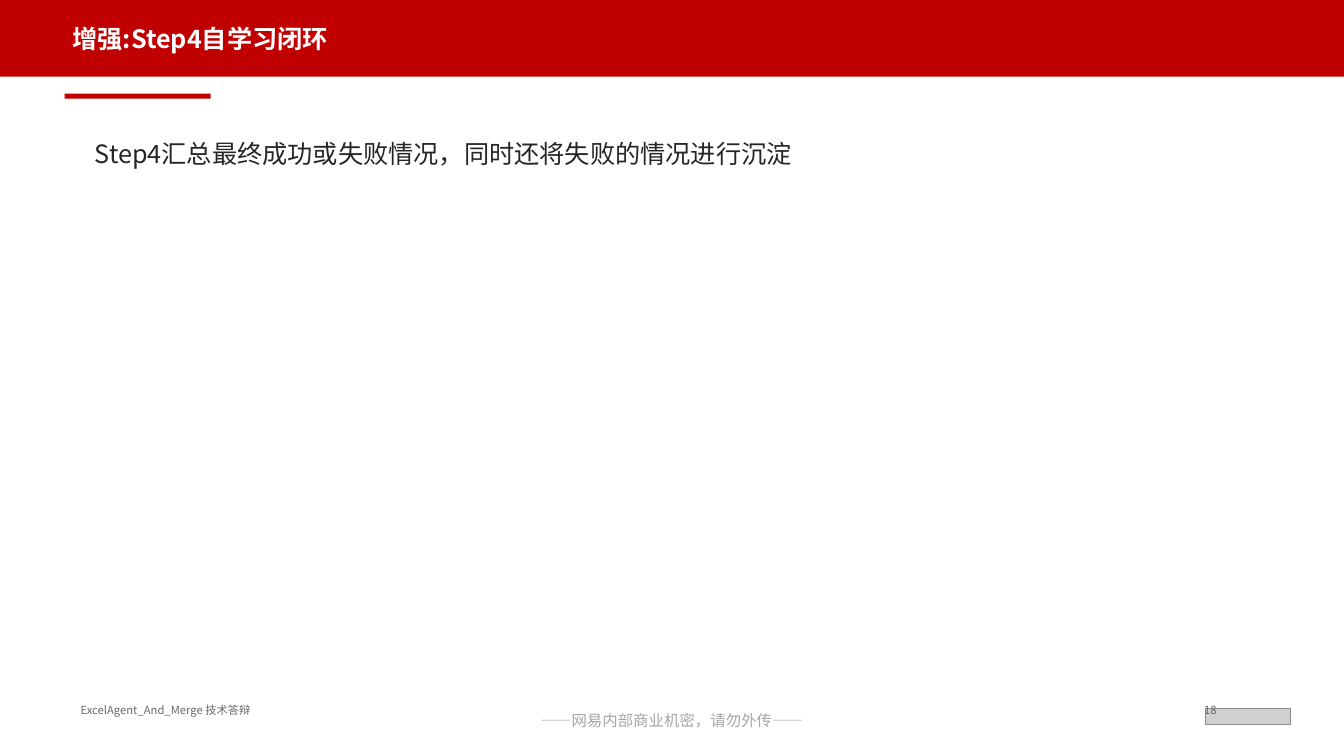
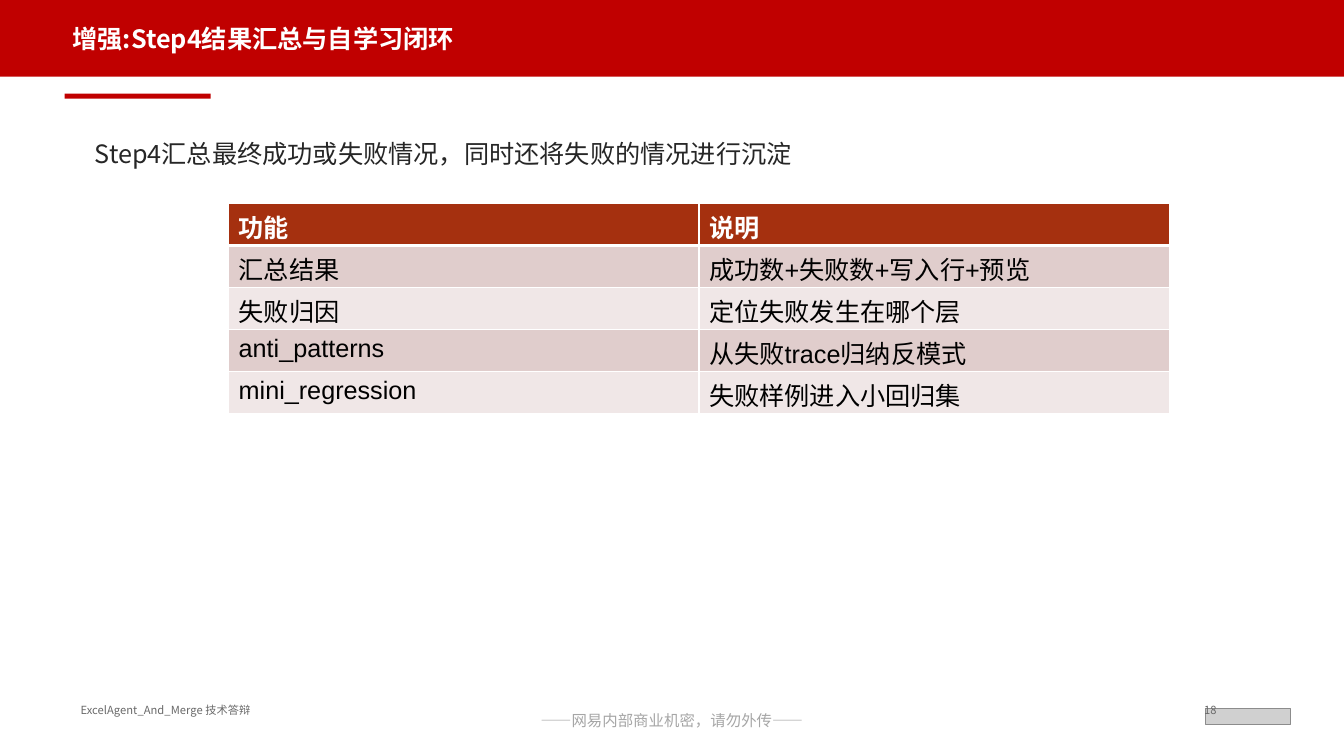
Before and after one commit to Rainwind57/ExcelAgent_And_Merge, a slide deck: slide 19 of 网易互娱通用PPT模板（含保密）_ExcelAgent答辩优化版.pptx. Drawn at 1344x756 pixels with LibreOffice and Linux fonts; fonts in the diff are those of the drawing; grey boxes stand for pictures. Boxes give left, top, right and bottom in pixels: in the first picture for what was removed or moved away, otherwise in the second. Text is boxed around its words. In the diff, an @@ line names an element or a change of style, - is before the commit and + after.

```diff
--- a/网易互娱通用PPT模板（含保密）_ExcelAgent答辩优化版.pptx
+++ b/网易互娱通用PPT模板（含保密）_ExcelAgent答辩优化版.pptx
@@ text at (73, 26, 454, 54): text changed @@
-增强:Step4自学习闭环
+增强:Step4结果汇总与自学习闭环
@@ table added at (229, 204, 1171, 413), 5 rows, 2 columns @@
+功能 | 说明
+汇总结果 | 成功数+失败数+写入行+预览
+失败归因 | 定位失败发生在哪个层
+anti_patterns | 从失败trace归纳反模式
+mini_regression | 失败样例进入小回归集
```
Also in this commit, not shown: 18 other slides changed, 9 slides added, 1 slide removed, 50 other files.
